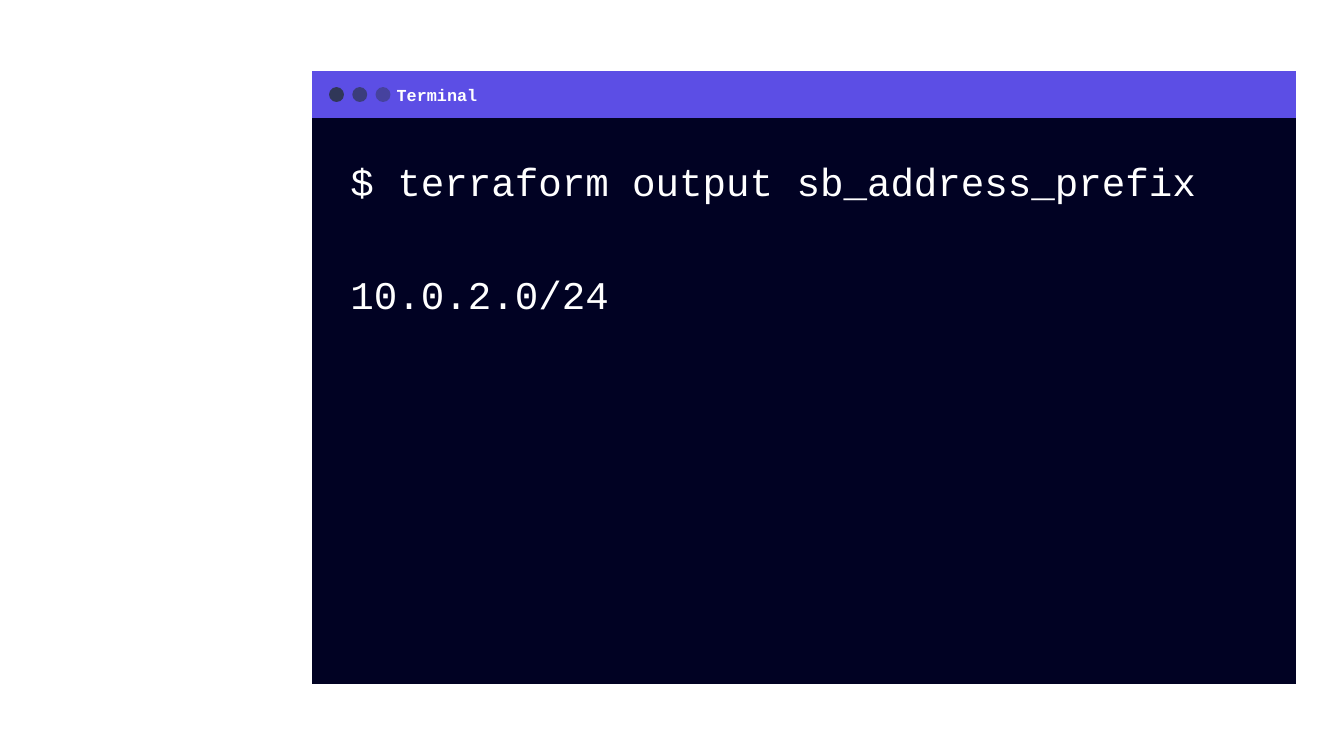
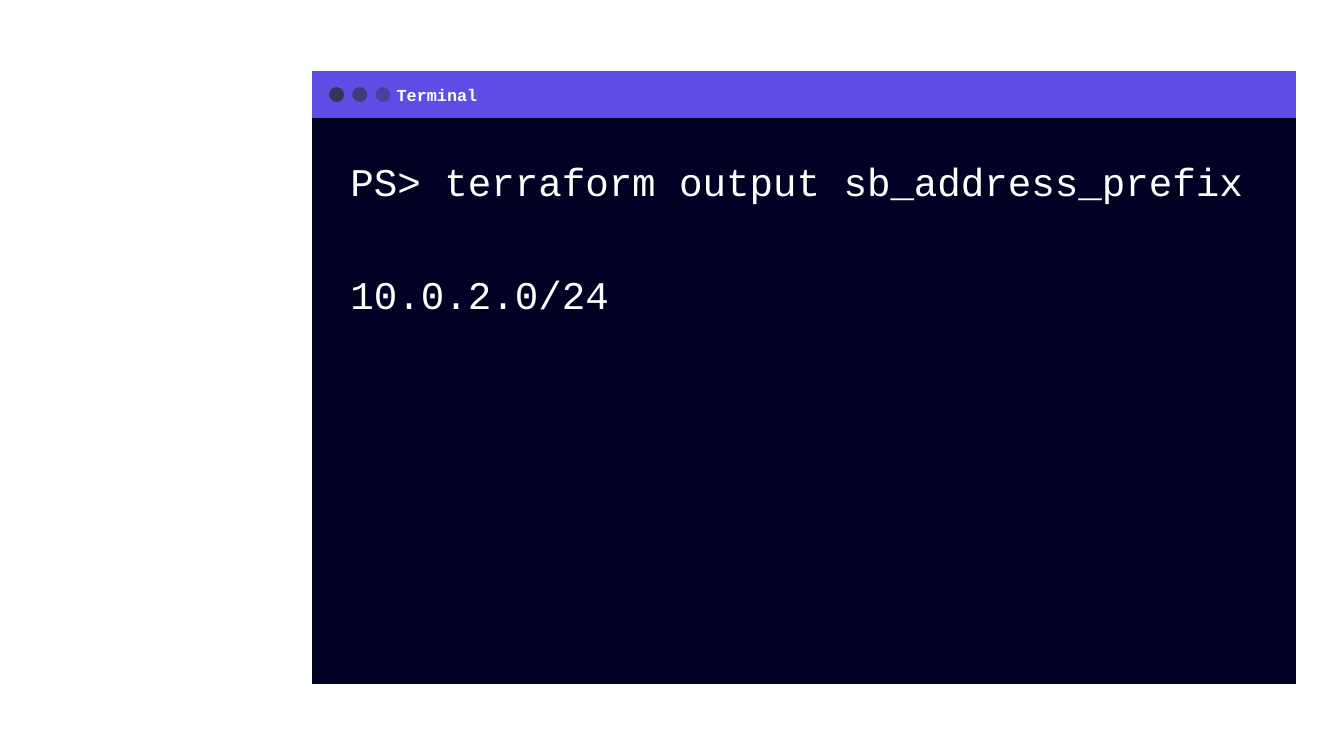
Before and after one commit to grove-mountain/azure-workshop-training, a slide deck: slide 25 of Slides/Azure and Terraform Workshop - Chapter 3.pptx (slide 23 before the commit). Drawn at 1344x756 pixels with LibreOffice and Linux fonts; fonts in the diff are those of the drawing; background and template pictures are left out. Boxes give left, top, right and bottom in pixels: in the first picture for what was removed or moved away, otherwise in the second. Text is boxed around its words. In the diff, an @@ line names an element or a change of style, - is before the commit and + after.

Commit message:
Major cleanup/test of entire slide deck.  Removed all references to AWS.  Updated all code examples with color, and Consolas font.  Added instructions on workstation setup.  The course can be taught using VSC with terraform plugins.

```diff
--- a/Slides/Azure and Terraform Workshop - Chapter 3.pptx
+++ b/Slides/Azure and Terraform Workshop - Chapter 3.pptx
@@ text at (350,168,1243,204): text changed @@
-$ terraform output sb_address_prefix
+PS> terraform output sb_address_prefix
```
Also in this commit, not shown: 12 other slides changed, 7 slides added, 4 slides removed, 2 other files.
